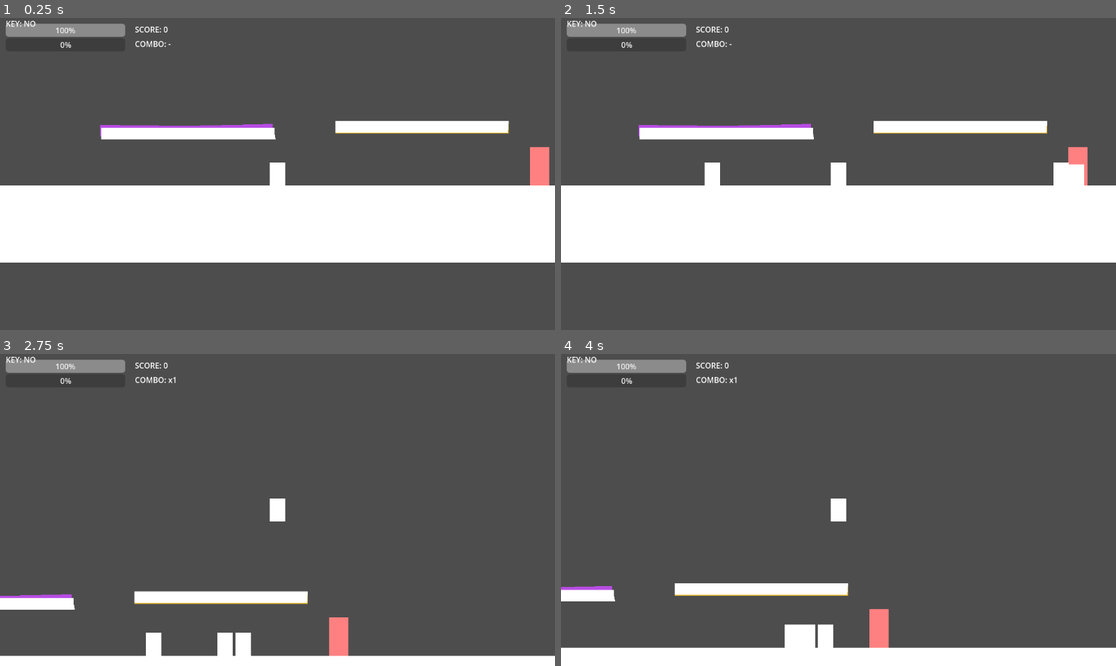
Above: before the commit, frames 1-4 (two rows, left to right).
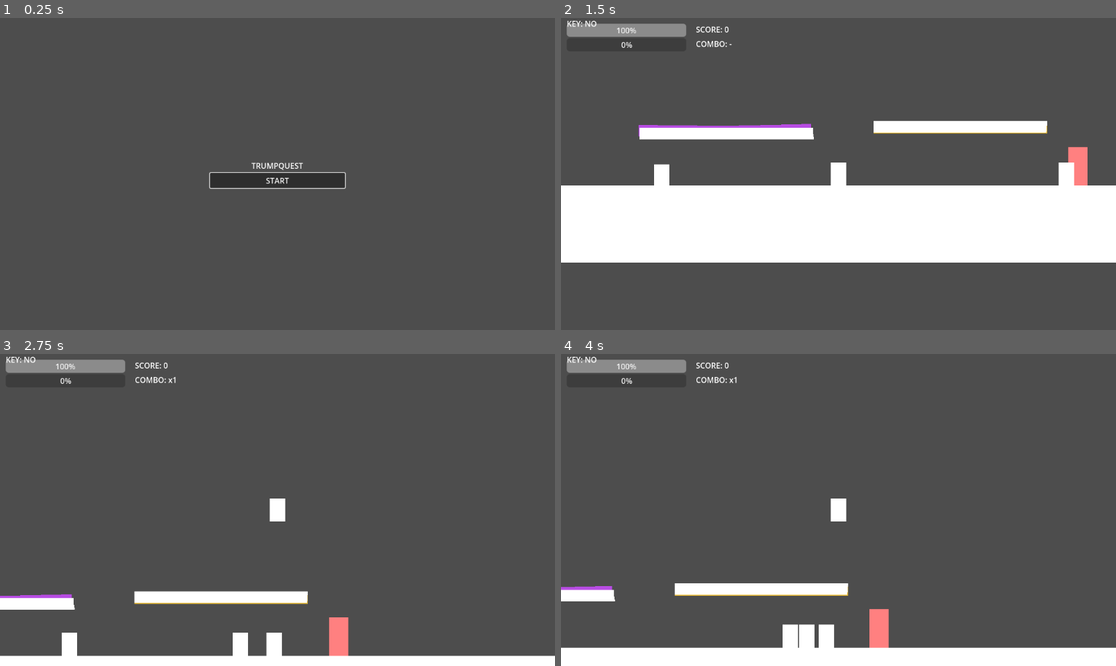
Above: after the commit, the same moments.

Repository: Stephenhalving/Game-AI-Test
Game: Godot game, scene res://scenes/Menu.tscn
The game is run twice, just before and just after one commit, with the same random seed, the same clock (stepped at 60 frames per second) and the same inputs. Before the commit the project starts from res://scenes/Main.tscn.
Inputs (mouse positions are in pixels of both pictures, inside the frame that each line leads up to):
- Up to frame 1 (0.25 s): no input
- Up to frame 2 (1.5 s): click (838, 180) at 0.5 s, where only the run after the commit has a clickable "START"; tap Enter (ui_accept) at 1.25 s; hold D (move_right) from 1.28 s (still down); hold Enter (ui_accept) from 1.28 s (still down)
- Up to frame 3 (2.75 s): keep holding D (move_right); tap Space (jump) at 1.52, 2.27 s; release Enter (ui_accept) at 2.03 s; tap J (attack) at 2.1 s; tap Enter (ui_accept) at 2.3 s
- Up to frame 4 (4 s): release D (move_right) at 2.78 s; hold A (move_left) 2.78-3.53 s; hold Enter (ui_accept) 2.78-3.53 s; tap K (heavy) at 2.85 s; hold D (move_right) from 3.53 s (still down); tap Enter (ui_accept) at 3.6 s; tap Space (jump) at 3.77 s

The runs differ from the first frame. In frame 1, 30% of the frame differs, in the area x 0-100%, y 0-79%; in frame 2, 0.6%; in frame 3, 0.9%; in frame 4, less than 0.1%.

Commit message:
feat: add Game Over screen + set Menu as entry point
- Menu.tscn is now the project entry point (project.godot)
- New GameOver.tscn + GameOver.gd: shows final score, Retry and Menu buttons
- LevelManager: add last_score var, game_over() goes to GameOver.tscn
- Main: on_player_died() saves score to LevelManager then calls game_over()

Co-Authored-By: Claude Sonnet 4.6 <noreply@anthropic.com>

Diff:
--- a/project.godot
+++ b/project.godot
@@ -15,7 +15,7 @@
 [application]
 
 config/name="trumpquest"
-run/main_scene="res://scenes/Main.tscn"
+run/main_scene="res://scenes/Menu.tscn"
 config/features=PackedStringArray("4.6")
 
 [autoload]
--- /dev/null
+++ b/scenes/GameOver.tscn
@@ -0,0 +1,40 @@
+[gd_scene format=3 uid="uid://dxf8p3k2nqt7a"]
+
+[ext_resource type="Script" path="res://scripts/GameOver.gd" id="1_gameover"]
+
+[node name="GameOver" type="Control"]
+layout_mode = 3
+anchors_preset = 15
+anchor_right = 1.0
+anchor_bottom = 1.0
+script = ExtResource("1_gameover")
+
+[node name="VBox" type="VBoxContainer" parent="."]
+layout_mode = 0
+anchor_left = 0.5
+anchor_top = 0.5
+anchor_right = 0.5
+anchor_bottom = 0.5
+offset_left = -150.0
+offset_top = -90.0
+offset_right = 150.0
+offset_bottom = 90.0
+alignment = 1
+
+[node name="Title" type="Label" parent="VBox"]
+layout_mode = 2
+text = "GAME OVER"
+horizontal_alignment = 1
+
+[node name="ScoreLabel" type="Label" parent="VBox"]
+layout_mode = 2
+text = "SCORE: 0"
+horizontal_alignment = 1
+
+[node name="RetryBtn" type="Button" parent="VBox"]
+layout_mode = 2
+text = "RETRY"
+
+[node name="MenuBtn" type="Button" parent="VBox"]
+layout_mode = 2
+text = "MENU"
--- /dev/null
+++ b/scripts/GameOver.gd
@@ -0,0 +1,31 @@
+extends Control
+
+@onready var score_label: Label = $VBox/ScoreLabel
+@onready var retry_btn: Button = $VBox/RetryBtn
+@onready var menu_btn: Button = $VBox/MenuBtn
+
+func _ready() -> void:
+    get_tree().paused = false
+    Engine.time_scale = 1.0
+
+    var lm := get_node_or_null("/root/LevelManagerAuto")
+    if lm:
+        score_label.text = "SCORE: %d" % int(lm.get("last_score"))
+
+    retry_btn.grab_focus()
+    retry_btn.pressed.connect(_on_retry_pressed)
+    menu_btn.pressed.connect(_on_menu_pressed)
+
+func _unhandled_input(event: InputEvent) -> void:
+    if event.is_action_pressed("ui_accept"):
+        _on_retry_pressed()
+
+func _on_retry_pressed() -> void:
+    var lm := get_node_or_null("/root/LevelManagerAuto")
+    if lm:
+        lm.call_deferred("start_game")
+    else:
+        get_tree().change_scene_to_file("res://scenes/Main.tscn")
+
+func _on_menu_pressed() -> void:
+    get_tree().change_scene_to_file("res://scenes/Menu.tscn")
--- a/scripts/LevelManager.gd
+++ b/scripts/LevelManager.gd
@@ -2,6 +2,7 @@
 class_name LevelManager
 
 var current_level: int = 0
+var last_score: int = 0
 
 # Por ahora, Level 1 y Level 2 apuntan al mismo Main.
 var level_scenes: Array[String] = [
@@ -11,6 +12,7 @@
 
 func reset() -> void:
     current_level = 0
+    last_score = 0
 
 func start_game() -> void:
     reset()
@@ -30,8 +32,7 @@
     goto_level(current_level + 1)
 
 func game_over() -> void:
-    print("🏁 GAME OVER / GAME COMPLETE")
-    if ResourceLoader.exists("res://scenes/Menu.tscn"):
-        get_tree().change_scene_to_file("res://scenes/Menu.tscn")
-    else:
-        get_tree().quit()
+    print("🏁 GAME OVER score=", last_score)
+    get_tree().paused = false
+    Engine.time_scale = 1.0
+    get_tree().change_scene_to_file("res://scenes/GameOver.tscn")
--- a/scripts/Main.gd
+++ b/scripts/Main.gd
@@ -619,9 +619,17 @@
         get_tree().reload_current_scene()
 
 func on_player_died() -> void:
-    print("🔁 RESTARTING SCENE...")
-    await get_tree().create_timer(0.8).timeout
-    get_tree().reload_current_scene()
+    print("💀 PLAYER DIED score=", score)
+    get_tree().paused = false
+    Engine.time_scale = 1.0
+    var lm := get_node_or_null("/root/LevelManagerAuto")
+    if lm:
+        lm.set("last_score", score)
+        await get_tree().create_timer(0.8, true).timeout
+        lm.call_deferred("game_over")
+    else:
+        await get_tree().create_timer(0.8, true).timeout
+        get_tree().change_scene_to_file("res://scenes/GameOver.tscn")
 
 # --- Floating damage text (reusable) ---
 func spawn_damage_text(pos: Vector2, amount: int) -> void:
Not shown, changed: .gitignore
